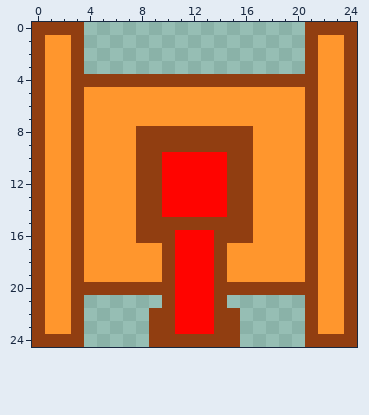
Pixel-art sprite -- Tanks/images/tank2.png. Above, as it was before the edit.
The file is 25x25 pixels.
New version:
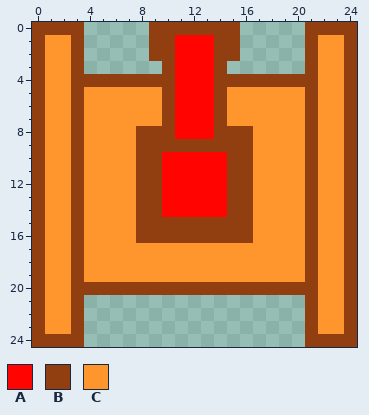
Palette (. is transparent): A #ff0400  B #913e11  C #ff962d
From old to new:
Changed rows in their new state; - is an unchanged pixel.
first column x 9:
 0 BBBBBBB
 1 BBAAABB
 2 BBAAABB
 3 -BAAAB-
 4 --AAA--
 5 -BAAAB-
 6 -BAAAB-
 7 -BAAAB-
 8 --AAA--
first column x 9:
16 --BBB--
17 -CCCCC-
18 -CCCCC-
19 -CCCCC-
20 --BBB--
21 -.....-
22 .......
23 .......
24 .......
Boxes around the changes in both pictures, in picture pixels (x1, y1, x2, y2):
changed: (149, 22, 240, 139)
changed: (149, 230, 240, 347)
